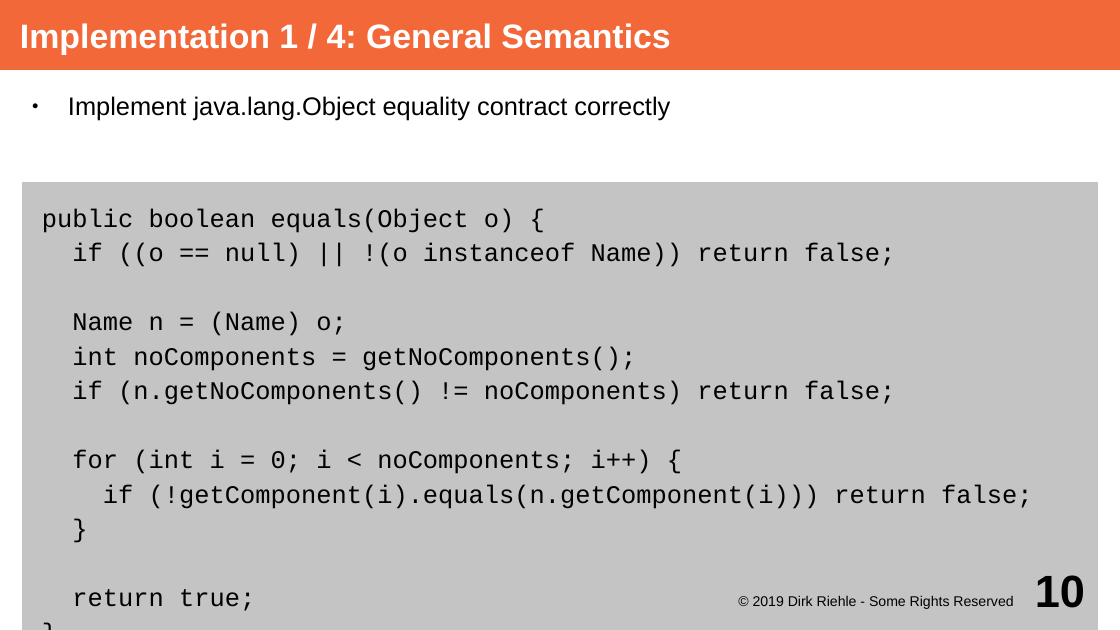
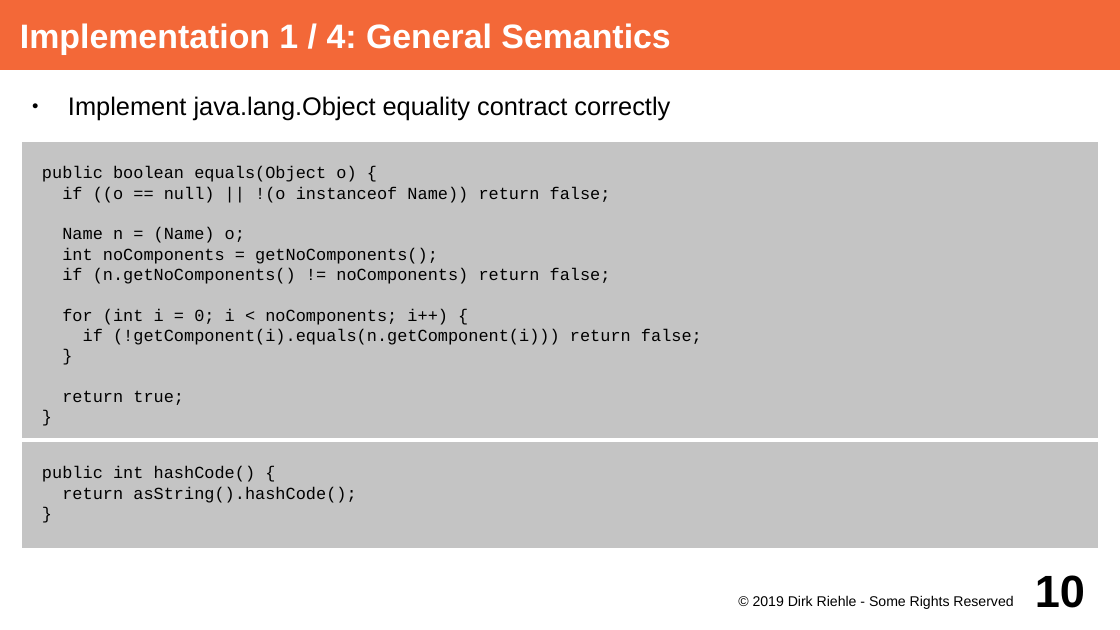
Before and after one commit to dirkriehle/adap-course, a slide deck: slide 10 of Lecture Slides/ADAP C07 - Value Objects.odp. Drawn at 1120x630 pixels with LibreOffice and Linux fonts; fonts in the diff are those of the drawing. Boxes give left, top, right and bottom in pixels: in the first picture for what was removed or moved away, otherwise in the second. Text is boxed around its words. In the diff, an @@ line names an element or a change of style, - is before the commit and + after.

Commit message:
Finished first round of adjusting slides to new 16x9 format

```diff
--- a/Lecture Slides/ADAP C07 - Value Objects.odp
+++ b/Lecture Slides/ADAP C07 - Value Objects.odp
@@ text "public boolean equals(Object o) {": place and size @@
-text "public boolean equals(Object o) {" at (20, 180, 1101, 630)
+text "public boolean equals(Object o) {" at (20, 140, 1101, 440)
@@ text "public boolean equals(Object o) {" at (20, 140, 1101, 440): size 18 to 12 pt; less space between paragraphs @@
@@ text added at (20, 440, 1101, 550), fill #C4C4C4, outline #FFFFFF 2.83 pt, 12 pt, text #000000 @@
+public int hashCode() {
+return asString().hashCode();
+}
```
Also in this commit, not shown: 18 other slides changed, 38 other files.
